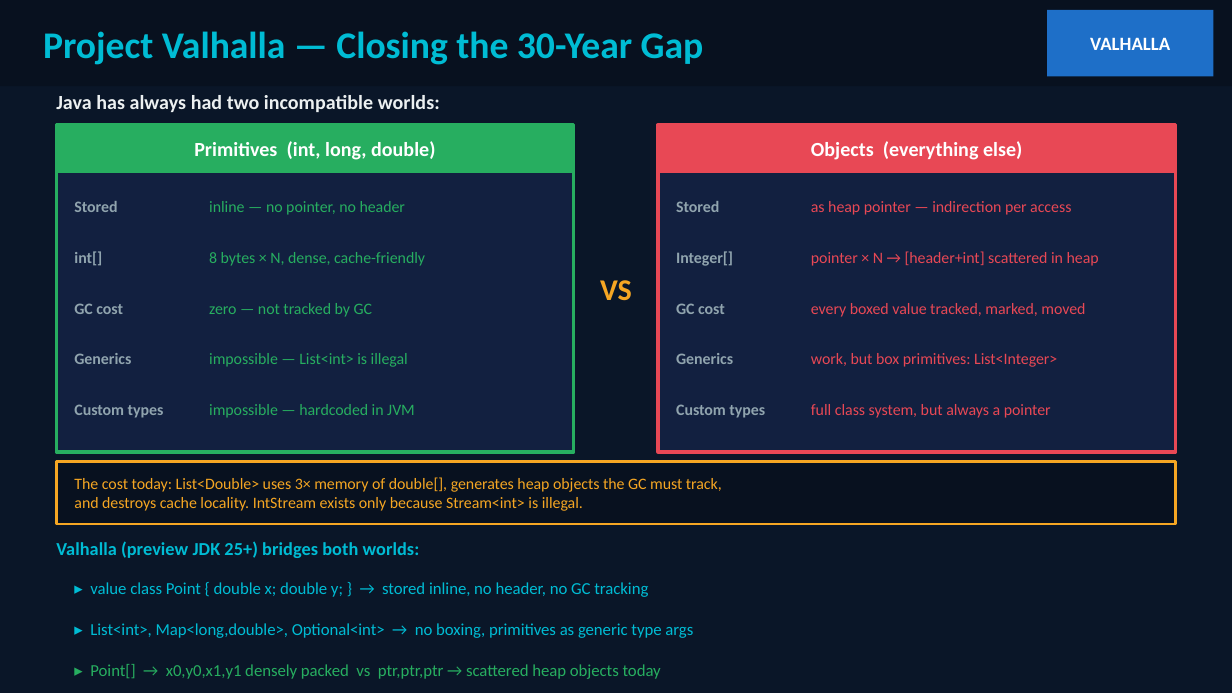
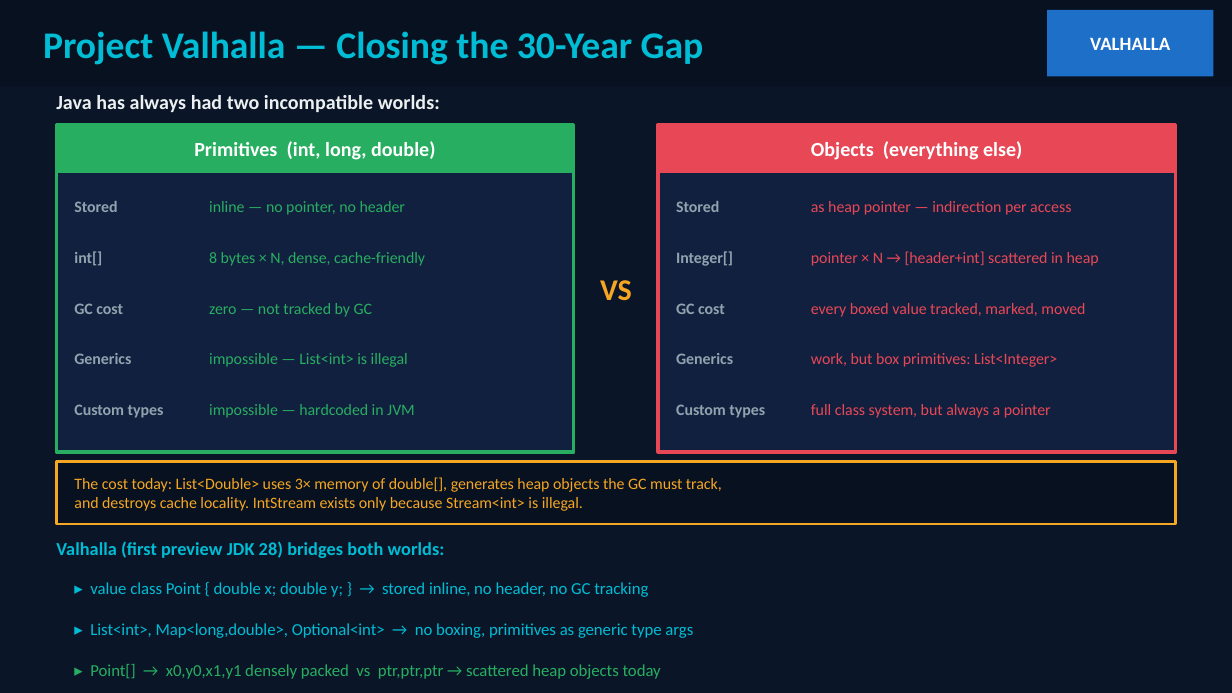
Before and after one commit to patterncatalyst/quarkus-optimization, a slide deck: slide 51 of presentation/optimizing-quarkus-on-kubernetes.pptx. Drawn at 1232x693 pixels with LibreOffice and Linux fonts; fonts in the diff are those of the drawing. Boxes give left, top, right and bottom in pixels: in the first picture for what was removed or moved away, otherwise in the second. Text is boxed around its words. In the diff, an @@ line names an element or a change of style, - is before the commit and + after.

```diff
--- a/presentation/optimizing-quarkus-on-kubernetes.pptx
+++ b/presentation/optimizing-quarkus-on-kubernetes.pptx
@@ text at [56,541,445,558]: text changed @@
-Valhalla (preview JDK 25+) bridges both worlds:
+Valhalla (first preview JDK 28) bridges both worlds:
```
Also in this commit, not shown: 10 other slides changed, 1 other file.
